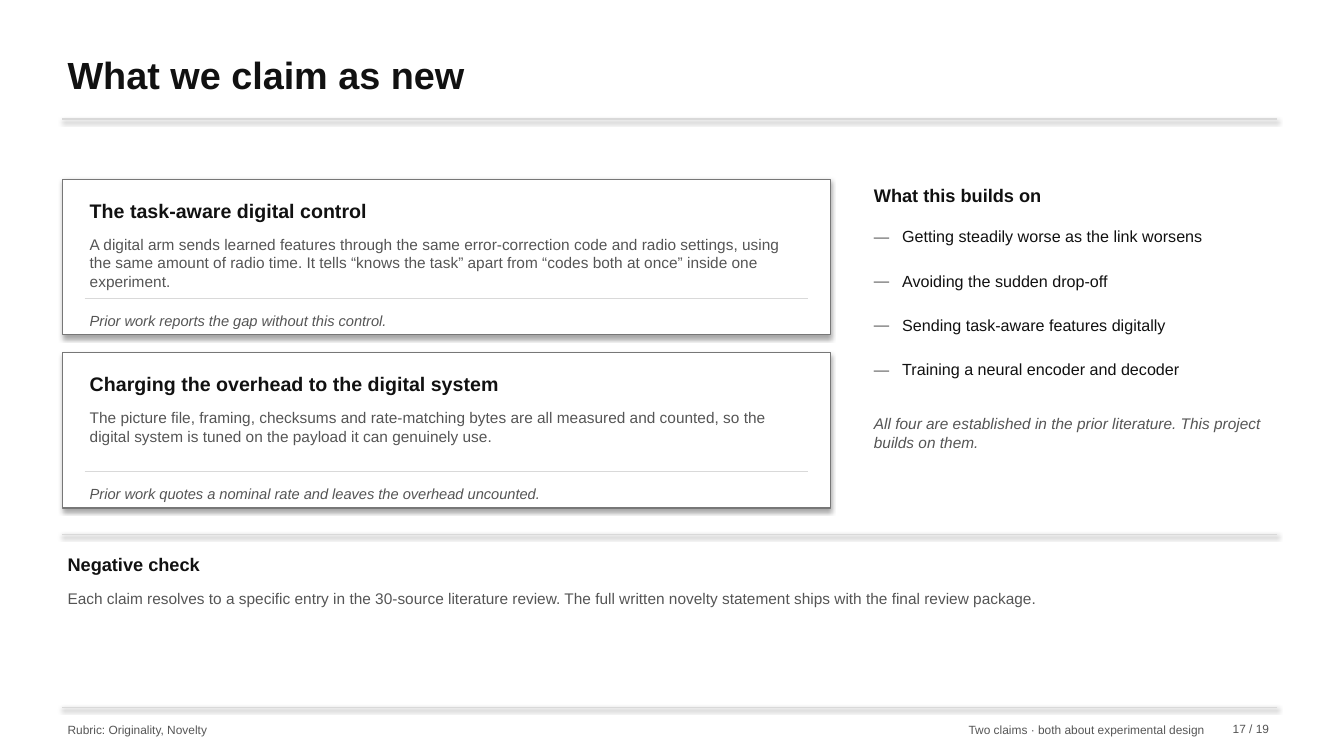
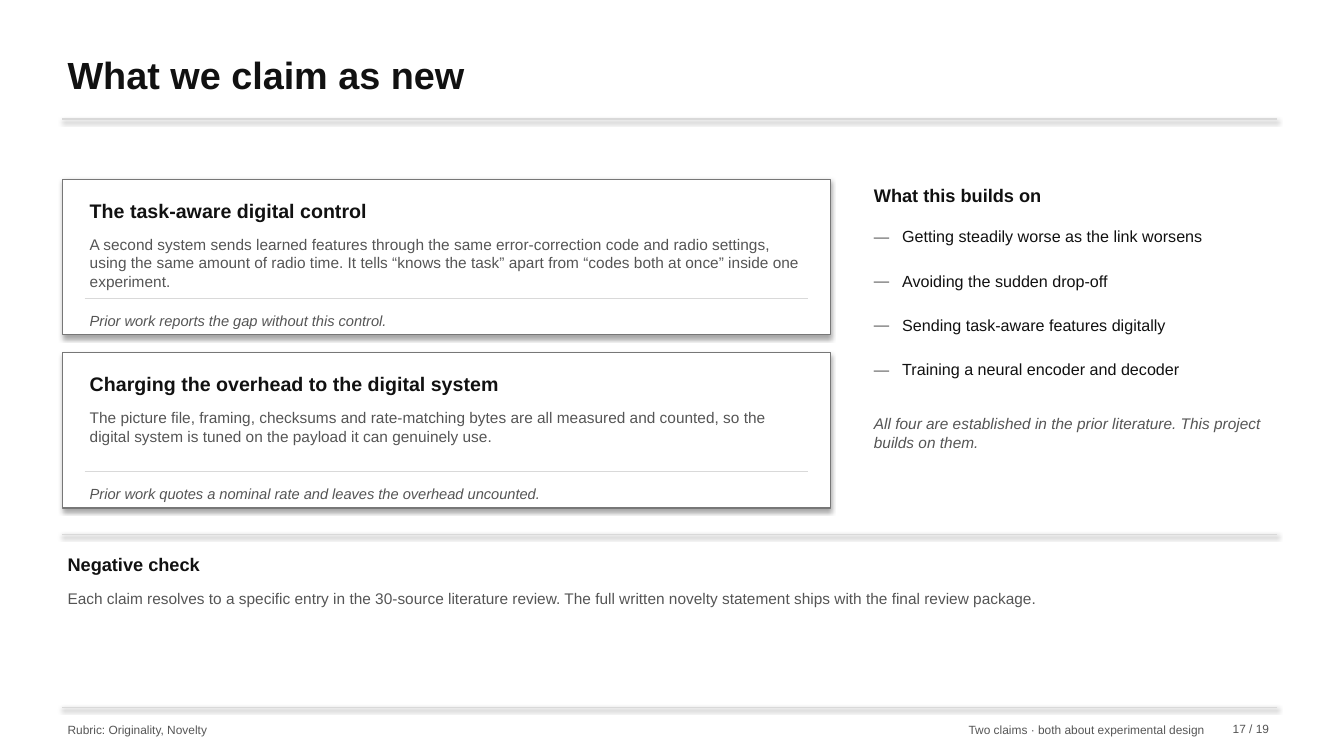
Before and after one commit to nxck2005/capstone, a slide deck: slide 17 of deliverables/review-2/semantic-communication-second-review.pptx. Drawn at 1344x756 pixels with LibreOffice and Linux fonts; fonts in the diff are those of the drawing. Boxes give left, top, right and bottom in pixels: in the first picture for what was removed or moved away, otherwise in the second. Text is boxed around its words. In the diff, an @@ line names an element or a change of style, - is before the commit and + after.

```diff
--- a/deliverables/review-2/semantic-communication-second-review.pptx
+++ b/deliverables/review-2/semantic-communication-second-review.pptx
@@ text at (90,239,799,290): text changed @@
-A digital arm sends learned features through the same error-correction code and radio settings, using the same amount of radio time. It tells “knows the task” apart from “codes both at once” inside one experiment.
+A second system sends learned features through the same error-correction code and radio settings, using the same amount of radio time. It tells “knows the task” apart from “codes both at once” inside one experiment.
```
Also in this commit, not shown: 6 other slides changed, 13 other files.
